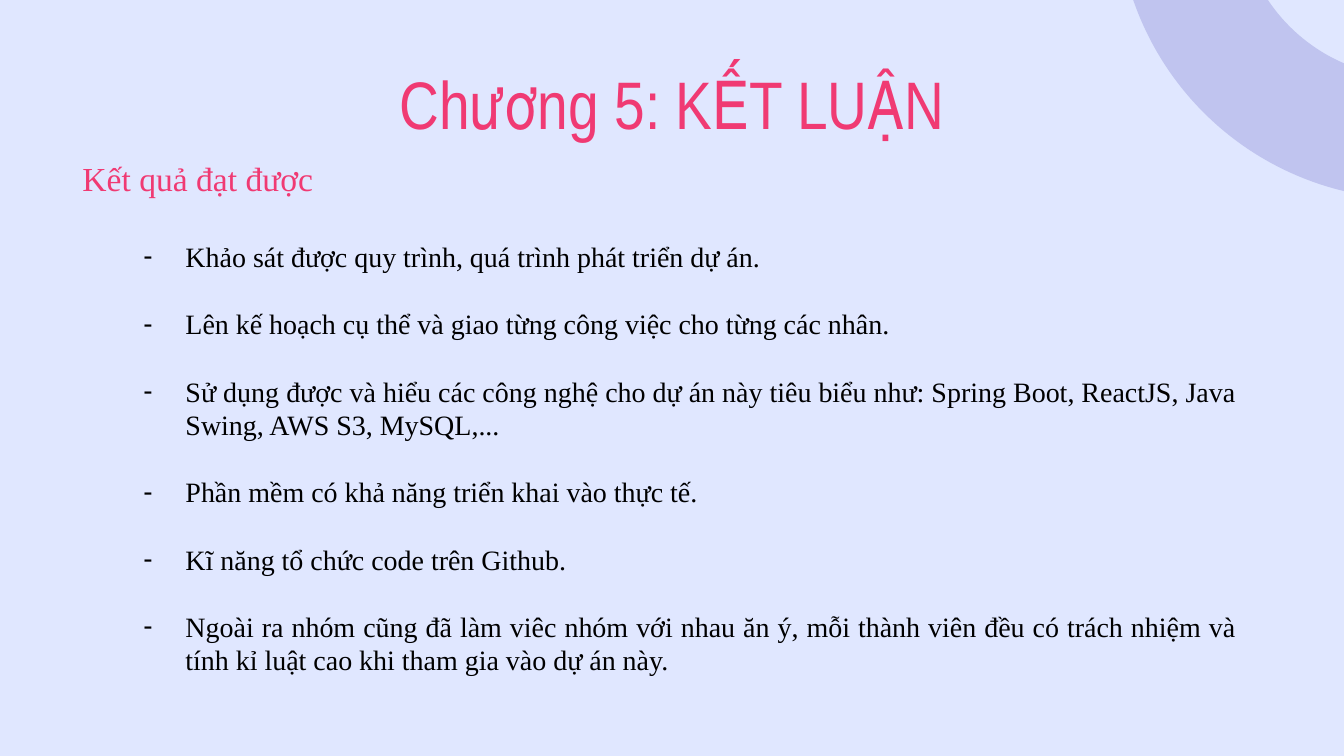
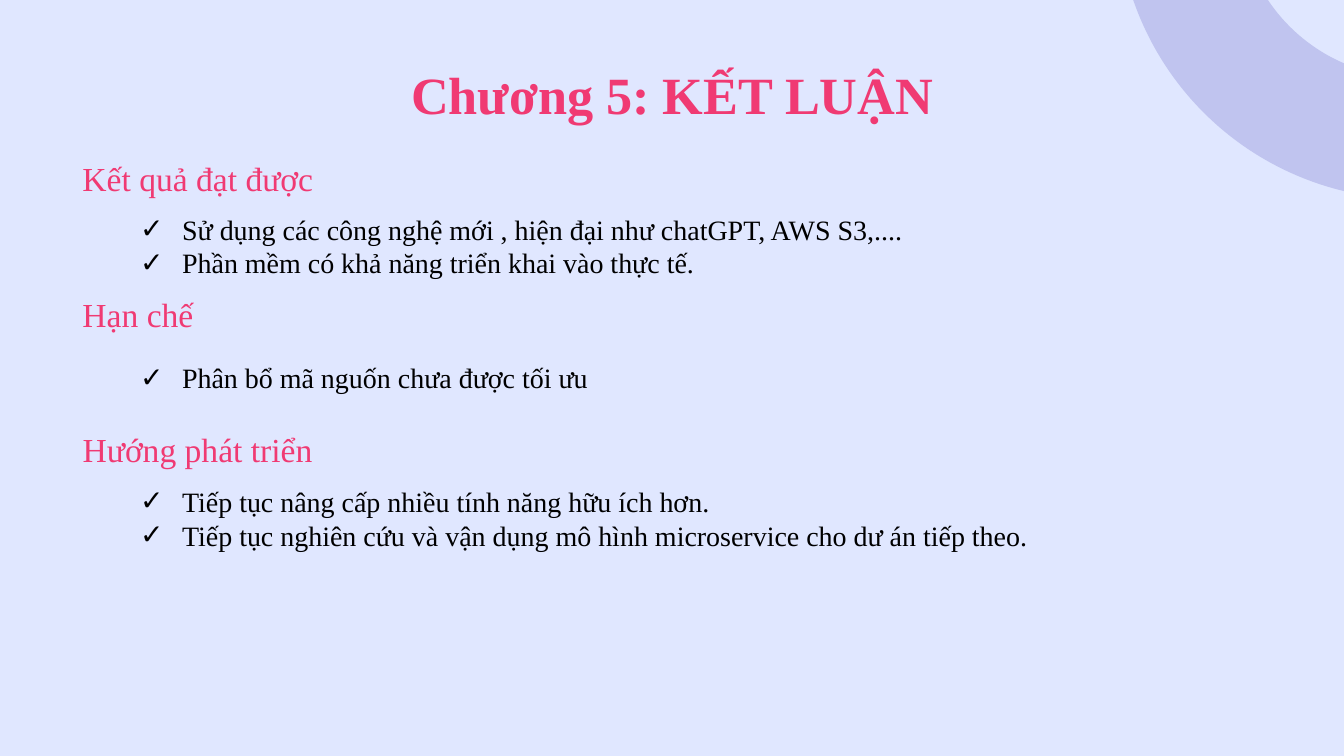
Before and after one commit to hoangtuandrive/GearVM, a slide deck: slide 28 of Báo Cáo/Nhom77_Final/Nhom77_PPT.pptx (slide 32 before the commit). Drawn at 1344x756 pixels with LibreOffice and Linux fonts; fonts in the diff are those of the drawing. Boxes give left, top, right and bottom in pixels: in the first picture for what was removed or moved away, otherwise in the second. Text is boxed around its words. In the diff, an @@ line names an element or a change of style, - is before the commit and + after.

```diff
--- a/Báo Cáo/Nhom77_Final/Nhom77_PPT.pptx
+++ b/Báo Cáo/Nhom77_Final/Nhom77_PPT.pptx
@@ title "Chương 5: KẾT LUẬN" at (411, 73, 933, 125): size 36 to 28 pt, font Arial Narrow to Times New Roman, bold on @@
@@ text "Sử dụng các công nghệ ...": place and size @@
-text "Sử dụng các công nghệ ..." at (185, 246, 1236, 676)
+text "Sử dụng các công nghệ ..." at (182, 220, 902, 279)
@@ text at (182, 220, 902, 245): text changed @@
-– Khảo sát được quy trình, quá trình phát triển dự án.
-– Lên kế hoạch cụ thể và giao từng công việc cho từng các nhân.
-– Sử dụng được và hiểu các công nghệ cho dự án này tiêu biểu như: Spring Boot, ReactJS, Java Swing, AWS S3, MySQL,...
+✓ Sử dụng các công nghệ mới , hiện đại như chatGPT, AWS S3,....
@@ text at (182, 252, 694, 279): bullet - to ✓ @@
@@ text added at (82, 302, 194, 333), 18 pt, text #F03A73 @@
+Hạn chế
@@ text added at (182, 367, 588, 394), 15 pt, text #000000 @@
+✓ Phân bổ mã nguốn chưa được tối ưu
@@ text added at (83, 437, 312, 469), 18 pt, text #F03A73 @@
+  Hướng phát triển
@@ text added at (182, 491, 1027, 551), 15 pt, text #000000 @@
+✓ Tiếp tục nâng cấp nhiều tính năng hữu ích hơn.
+✓ Tiếp tục nghiên cứu và vận dụng mô hình microservice cho dư án tiếp theo.
@@ text at (185, 549, 1235, 676): paragraphs removed @@
-– Kĩ năng tổ chức code trên Github.
-– Ngoài ra nhóm cũng đã làm viêc nhóm với nhau ăn ý, mỗi thành viên đều có trách nhiệm và tính kỉ luật cao khi tham gia vào dự án này.
```
Also in this commit, not shown: 18 other slides changed, 3 slides added, 9 slides removed, 15 other files.
